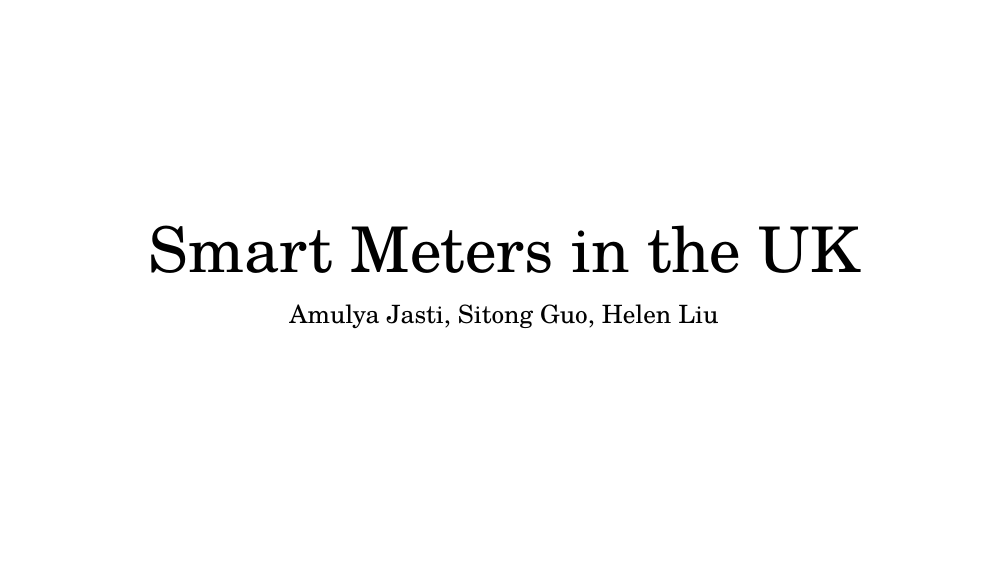
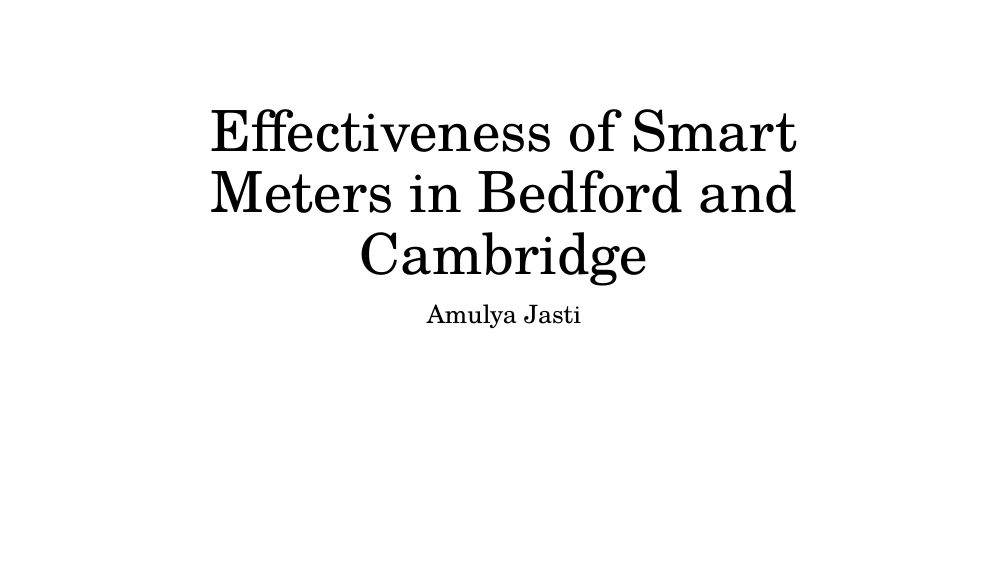
Before and after one commit to amjamz/30538-finalproject-smartmeters, a slide deck: slide 1 of Presentation.pptx. Drawn at 1008x567 pixels with LibreOffice and Linux fonts; fonts in the diff are those of the drawing. Boxes give left, top, right and bottom in pixels: in the first picture for what was removed or moved away, otherwise in the second. Text is boxed around its words. In the diff, an @@ line names an element or a change of style, - is before the commit and + after.

```diff
--- a/Presentation.pptx
+++ b/Presentation.pptx
@@ title at [210,109,798,286]: text changed; size 60 to 54 pt @@
-Smart Meters in the UK
+Effectiveness of Smart Meters in Bedford and Cambridge
@@ subtitle at [427,304,581,328]: text changed @@
-Amulya Jasti, Sitong Guo, Helen Liu
+Amulya Jasti
```
Also in this commit, not shown: 3 other files.
